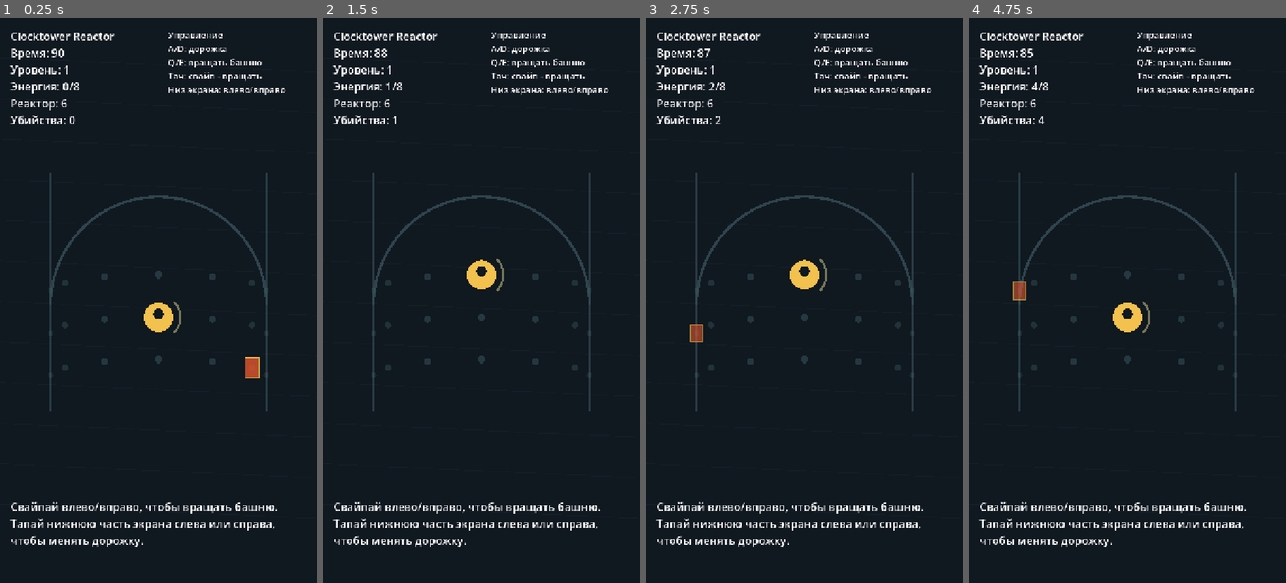
Above: before the commit, frames 1-4 (left to right).
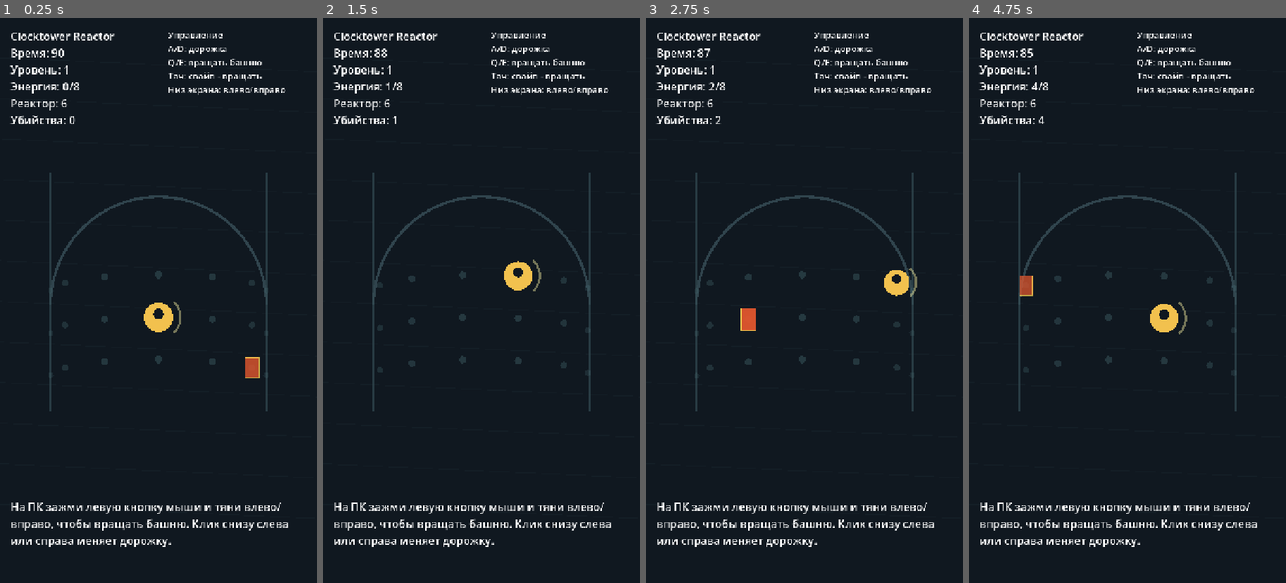
Above: after the commit, the same moments.

Repository: GeorgeYahontov/clocktower-reactor
Game: Godot game, scene res://scenes/Main.tscn
Two runs of this game, one before a commit and one after it. Both use one fixed random seed, a clock stepped at 60 frames per second and the inputs below.
Inputs (mouse positions are in pixels of both pictures, inside the frame that each line leads up to):
- Up to frame 1 (0.25 s): no input
- Up to frame 2 (1.5 s): tap Enter at 0.5 s; move the mouse to (551, 272) at 0.52 s; hold D (move_right) 0.53-1.25 s; click (551, 272) at 0.67 s; drag from (418, 328) to (465, 413) at 1.27 s
- Up to frame 3 (2.75 s): move the mouse to (836, 176) at 2.02 s; hold D (move_right) from 2.03 s (still down); click (836, 176) at 2.17 s
- Up to frame 4 (4.75 s): release D (move_right) at 2.75 s; drag from (1111, 413) to (1032, 215) at 2.77 s; move the mouse to (1222, 385) at 3.52 s; hold A (move_left) 3.53-4.25 s; click (1222, 385) at 3.67 s; drag from (1032, 215) to (1079, 159) at 4.27 s

The runs differ from the first frame. In frame 1, 1.7% of the frame differs, in the area x 3-91%, y 85-94%; in frame 2, 3.0%; in frame 3, 2.9%; in frame 4, 3.2%, in the area x 3-91%, y 44-94%.

Commit message:
Add desktop mouse controls

Diff:
--- a/scripts/core/Main.gd
+++ b/scripts/core/Main.gd
@@ -7,6 +7,8 @@
 
 var game_state: GameState
 var _touch_dragging := false
+var _mouse_dragging := false
+var _mouse_drag_distance := 0.0
 
 func _ready() -> void:
 	game_state = GameState.new()
@@ -42,6 +44,26 @@
 				game_state.move_player_lane(-1)
 			else:
 				game_state.move_player_lane(1)
+	if event is InputEventMouseButton:
+		var button_event := event as InputEventMouseButton
+		if button_event.button_index != MOUSE_BUTTON_LEFT:
+			return
+		if button_event.pressed:
+			_mouse_dragging = true
+			_mouse_drag_distance = 0.0
+		else:
+			_mouse_dragging = false
+			if _mouse_drag_distance < 12.0 and button_event.position.y > get_viewport_rect().size.y * 0.68:
+				if button_event.position.x < get_viewport_rect().size.x * 0.5:
+					game_state.move_player_lane(-1)
+				else:
+					game_state.move_player_lane(1)
+
+	if event is InputEventMouseMotion:
+		var motion_event := event as InputEventMouseMotion
+		if _mouse_dragging:
+			_mouse_drag_distance += absf(motion_event.relative.x)
+			game_state.rotate_tower(-motion_event.relative.x * game_state.config.drag_rotation_sensitivity)
 
 func _handle_preview_input(delta: float) -> void:
 	var lane_delta := 0
--- a/scripts/ui/Hud.gd
+++ b/scripts/ui/Hud.gd
@@ -69,7 +69,7 @@
 	elif state.run_status == "defeat":
 		tutorial.text = "Реактор пробит. Враги слишком часто добирались до твоей дорожки."
 	elif state.run_time < 8.0:
-		tutorial.text = "Свайпай влево/вправо, чтобы вращать башню. Тапай нижнюю часть экрана слева или справа, чтобы менять дорожку."
+		tutorial.text = "На ПК зажми левую кнопку мыши и тяни влево/вправо, чтобы вращать башню. Клик снизу слева или справа меняет дорожку."
 	elif state.run_time < 18.0:
 		tutorial.text = "Оружие стреляет автоматически. Держи опасных врагов на видимой стороне башни, чтобы сжечь их быстрее."
 	else:
Not shown, changed: docs/05-current-gameplay.md
